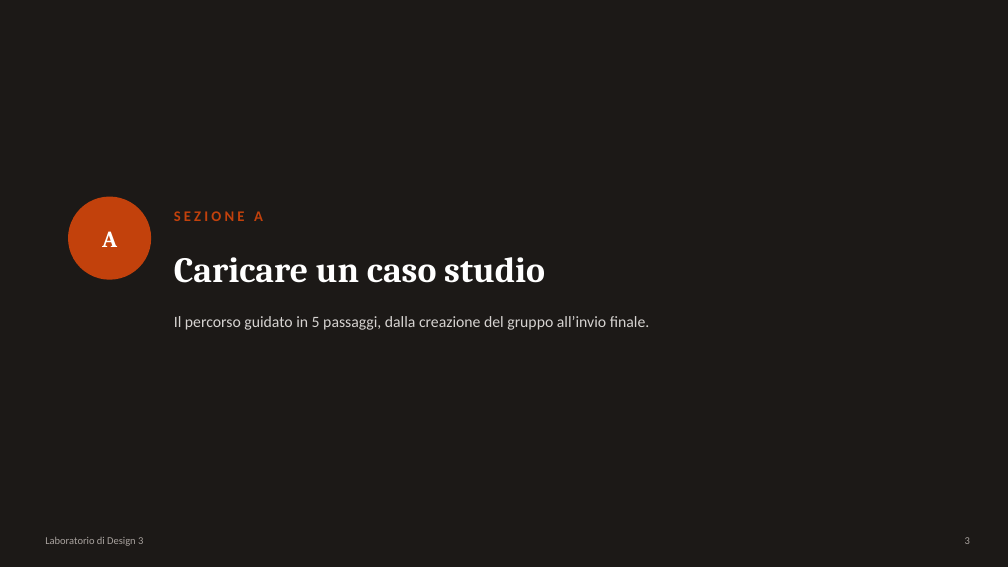
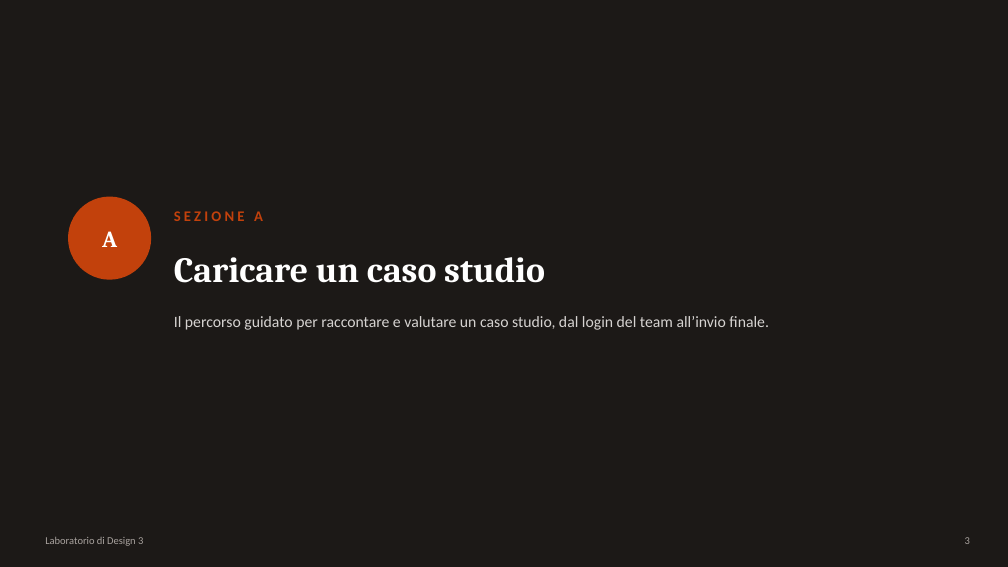
Before and after one commit to leonardomoiso-wq/design3v3, a slide deck: slide 3 of public/manuali/manuale-design-case-studies.pptx. Drawn at 1008x567 pixels with LibreOffice and Linux fonts; fonts in the diff are those of the drawing. Boxes give left, top, right and bottom in pixels: in the first picture for what was removed or moved away, otherwise in the second. Text is boxed around its words. In the diff, an @@ line names an element or a change of style, - is before the commit and + after.

```diff
--- a/public/manuali/manuale-design-case-studies.pptx
+++ b/public/manuali/manuale-design-case-studies.pptx
@@ text at (174, 316, 769, 330): text changed @@
-Il percorso guidato in 5 passaggi, dalla creazione del gruppo all’invio finale.
+Il percorso guidato per raccontare e valutare un caso studio, dal login del team all’invio finale.
```
Also in this commit, not shown: 13 other slides changed, 5 other files.
